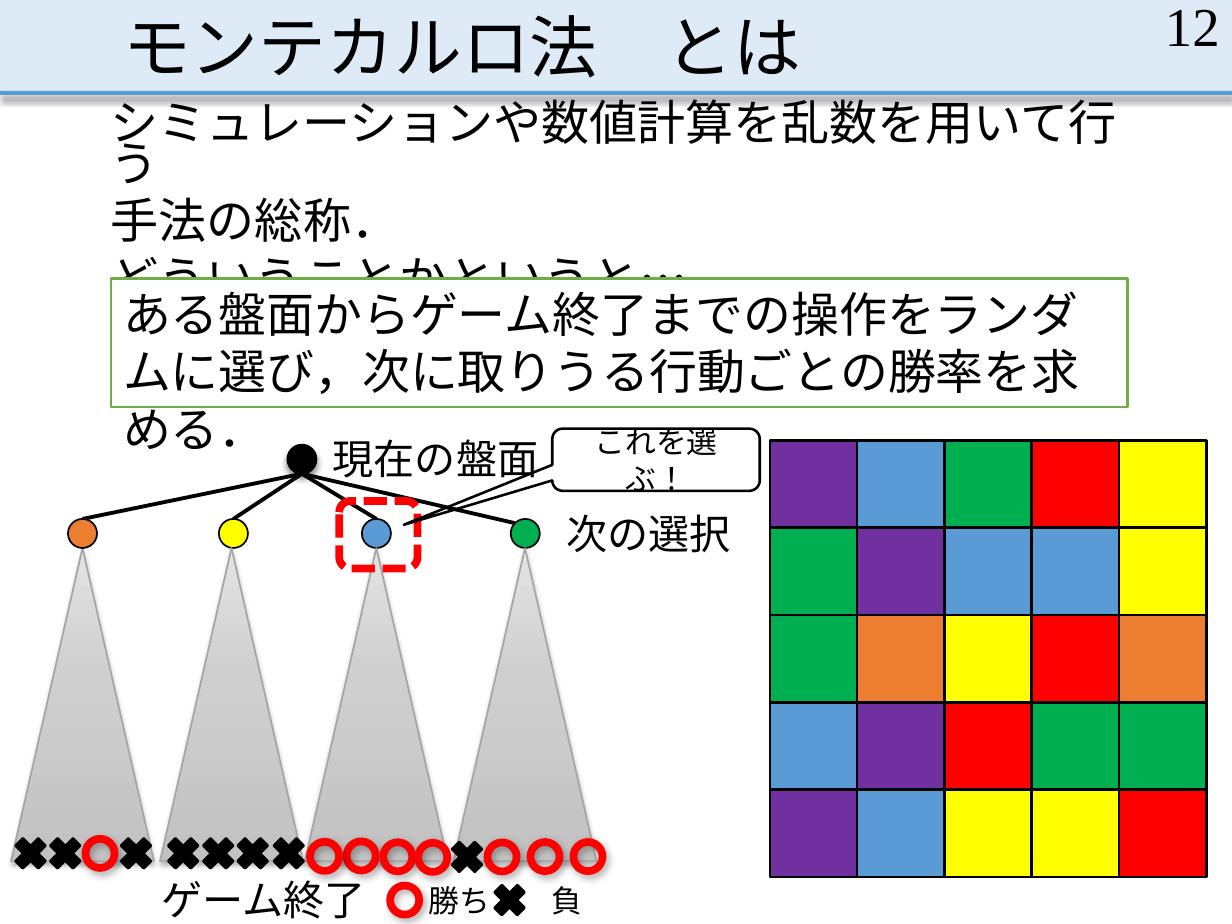
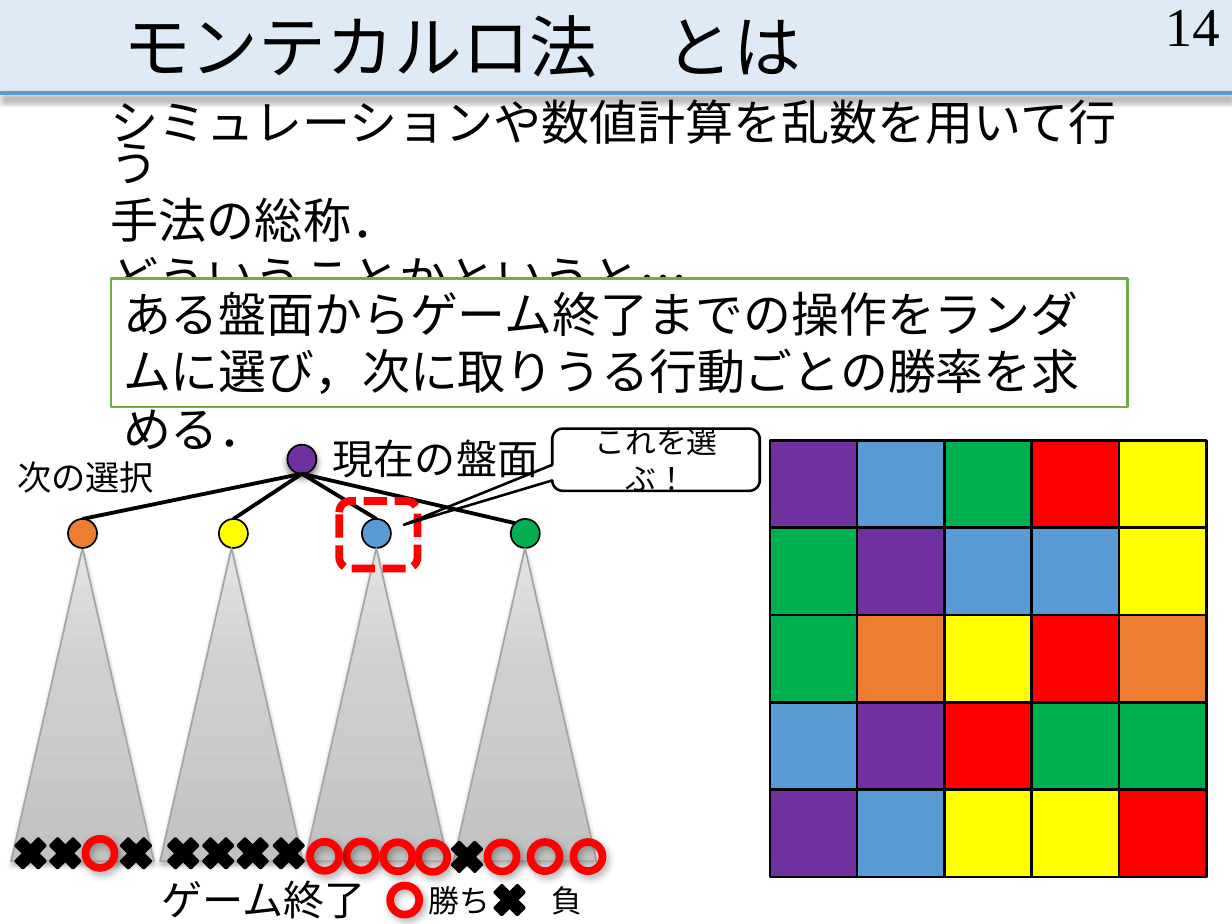
Before and after one commit to MasayaOda/SR, a slide deck: slide 14 of 中間発表.pptx (slide 12 before the commit). Drawn at 1232x924 pixels with LibreOffice and Linux fonts; fonts in the diff are those of the drawing. Boxes give left, top, right and bottom in pixels: in the first picture for what was removed or moved away, otherwise in the second. Text is boxed around its words. In the diff, an @@ line names an element or a change of style, - is before the commit and + after.

```diff
--- a/中間発表.pptx
+++ b/中間発表.pptx
@@ page number at [1165,10,1220,46]: text changed @@
-12
+14
@@ ellipse at [287,445,317,474]: fill #000000 to #7030A0 @@
@@ text "次の選択": place and size @@
-text "次の選択" at [567,514,731,553]
+text "次の選択" at [17,461,154,493]
@@ text "次の選択" at [17,461,154,493]: size 24 to 20 pt @@
```
Also in this commit, not shown: 9 other slides changed, 4 slides added.
